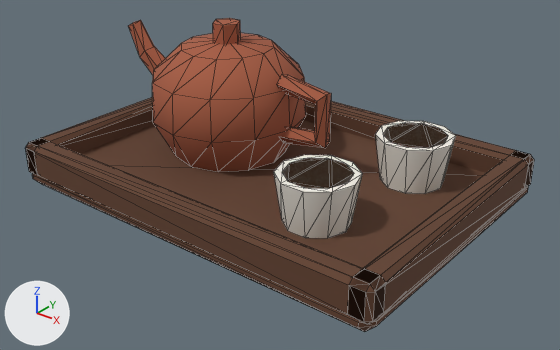
Renders of the glTF model assets/interiors/tea_set_tray.glb from each side of a commit.
The view is the same before and after, from a camera (50 mm lens) standing at (0.377, -0.461, 0.302) and looking at (0.018, -0.012, 0.024). Arrows for +X, +Y and +Z are at lower left; the lights stay in place. The older version comes first. Mesh edges are drawn as thin lines. Vertices at exactly the same position are counted once.

Names of what the first picture shows: 'tea_set_tray'.
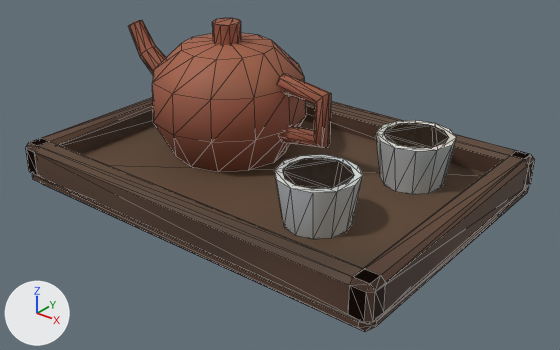
Changed parts and their boxes (x1, y1, x2, y2) in the pictures (560 x 350 px; the box of a moved part takes in the faces that stretch with it):
'tea_set_tray', surface changed, reshaped: (26, 18, 534, 332) in both
part 1 of me_tea_set_tray, built on: before (128, 18, 241, 75); after (129, 18, 241, 75)
part 2 of me_tea_set_tray, moved or reshaped: before (274, 74, 456, 238); after (274, 73, 457, 239)
part 3 of me_tea_set_tray, recoloured: (332, 143, 454, 237) in both

Edits to the bpy script that builds the scene:
```text
Add img_tea_set_tray_basecolor:
    img_tea_set_tray_basecolor = load_image('tea_set_tray_basecolor', '_unpacked/tea_set_tray_basecolor', 36, 36, 'sRGB')
Add img_tea_set_tray_orm:
    img_tea_set_tray_orm = load_image('tea_set_tray_orm', '_unpacked/tea_set_tray_orm', 18, 18, 'Non-Color')
Change mat_brick:
    remove # nodes: BsdfPrincipled, OutputMaterial
    remove # colours: brown #a65b40
    nodes: BsdfPrincipled, Mix, OutputMaterial, SeparateColor, TexImage x2
    colours: brown #b16145
    uses the picture img_tea_set_tray_basecolor
    uses the picture img_tea_set_tray_orm
Add mat_i_offwhite:
    mat_i_offwhite = bpy.data.materials.new('i_offwhite')
    # colours: white #fffff2
    # uses the picture img_tea_set_tray_basecolor
    # uses the picture img_tea_set_tray_orm
Change me_tea_set_tray:
    used by ob_tea_set_tray; location = (0.0, 0.0, 0.0)
    remove me_tea_set_tray.from_pydata(...)  # 273 vertices, 526 faces; spans x -0.178..0.178, y -0.125..0.125, z 0.0..0.135
    add me_tea_set_tray.from_pydata(...)  # 318 vertices, 616 faces; spans x -0.178..0.178, y -0.125..0.125, z 0.0..0.135
    me_tea_set_tray part 1
    9 vertices are removed from x -0.169..-0.051, y 0.0..0.02, z 0.051..0.135
    34 faces are deleted
    11 vertices move from x -0.178..-0.051, y 0.0..0.02, z 0.066..0.135 to x -0.178..-0.047, y 0.003..0.018, z 0.067..0.135
    26 vertices are added at x -0.176..-0.047, y -0.002..0.021, z 0.05..0.135
    68 new faces join them, mat_brick
    me_tea_set_tray part 2
    40 vertices are removed from x 0.002..0.129, y -0.08..0.085, z 0.02..0.087
    141 faces are deleted
    6 vertices in x 0.104..0.124, y -0.035..0.07, z 0.02..0.06 move by (0.002, -0.002, 0.0)
    4 vertices in x 0.062..0.082, y -0.065..0.04, z 0.02..0.054 move by (0.008, 0.038, 0.0)
    4 vertices in x 0.091..0.111, y -0.075..0.03, z 0.02..0.054 move by (0.005, 0.002, 0.0)
    4 vertices in x 0.104..0.124, y -0.065..0.04, z 0.02..0.054 move by (0.002, 0.002, 0.0)
    22 vertices move from x 0.002..0.129, y -0.069..0.085, z 0.05..0.103 to x 0.004..0.131, y -0.037..0.083, z 0.02..0.103
    32 vertices are added at x 0.002..0.131, y -0.082..0.087, z 0.042..0.095
    8 new vertices lie (0.0, 0.0, 0.006) away from vertices in x 0.062..0.124, y -0.075..0.04, z 0.054..0.06
    6 new vertices lie (0.013, 0.003, 0.0) away from vertices in x 0.062..0.09, y -0.065..0.078, z 0.02..0.06
    6 new vertices lie (0.003, -0.013, 0.0) away from vertices in x 0.057..0.077, y -0.05..0.055, z 0.02..0.06
    6 new vertices lie (0.01, -0.01, 0.0) away from vertices in x 0.06..0.08, y -0.063..0.042, z 0.02..0.06
    10 new vertices lie (0.013, -0.003, 0.0) away from vertices in x 0.07..0.103, y -0.073..0.081, z 0.02..0.06
    41 new faces join them, mat_brick
    78 new faces join them, mat_i_offwhite
    78 new faces join them, mat_wood
    me_tea_set_tray part 3: 14 faces spanning x 0.051..0.135, y -0.073..0.083, z 0.02..0.06 switch from mat_cloth_white (white #efebe1) to mat_i_offwhite
```
